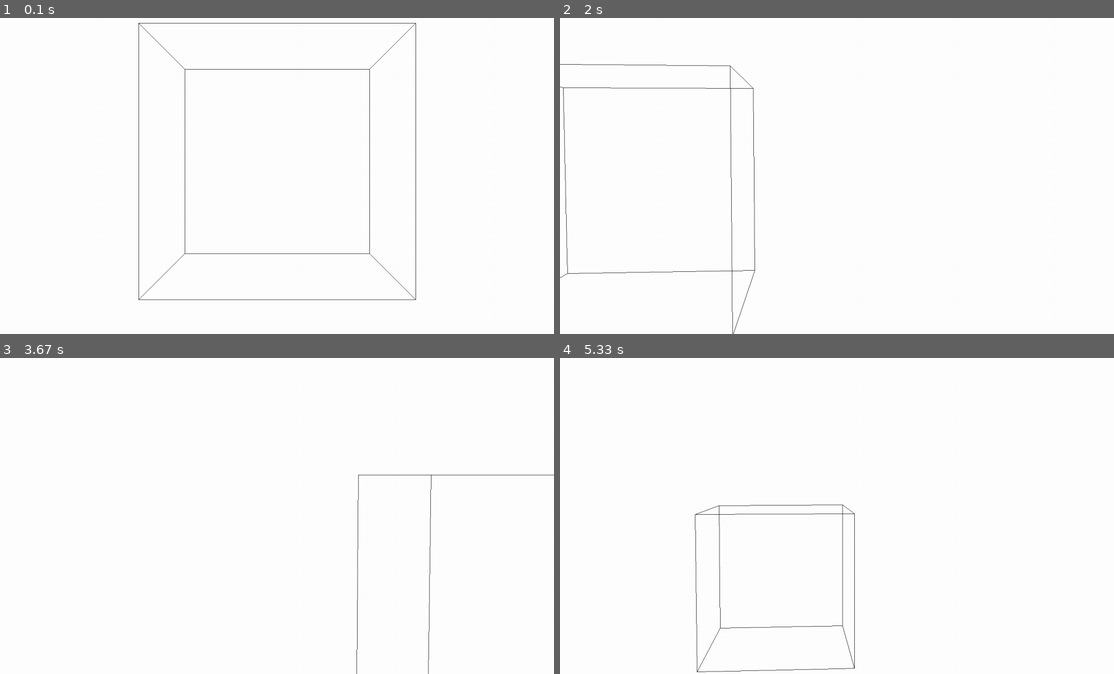
Above: before the commit, frames 1-4 (two rows, left to right).
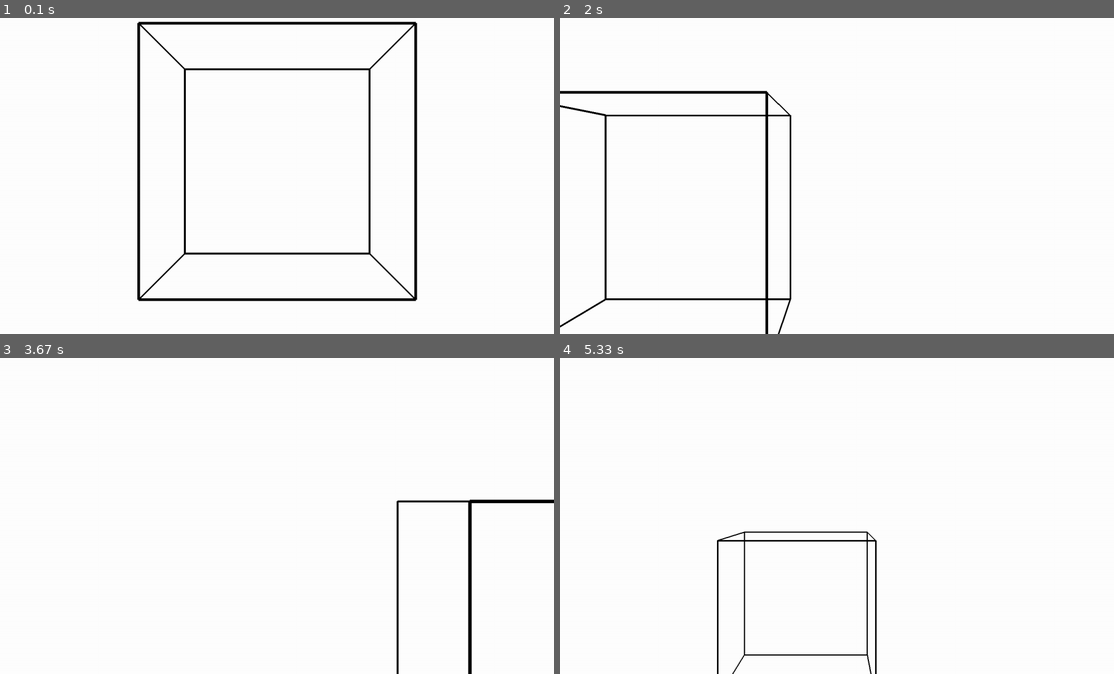
Above: after the commit, the same moments.

Repository: averyli290/pygame_programs
Game: pygame game, started from 3dengine.py
The game is run twice, just before and just after one commit, with the same random seed, the same clock (stepped at 60 frames per second) and the same inputs.
Inputs (mouse positions are in pixels of both pictures, inside the frame that each line leads up to):
- Up to frame 1 (0.1 s): no input
- Up to frame 2 (2 s): hold D 0.33-0.8 s; move the mouse to (814, 176) at 0.37 s; hold A from 1.67 s (still down); tap E at 1.82 s
- Up to frame 3 (3.67 s): release A at 2.2 s; hold S 2.23-2.53 s; hold A 2.57-2.97 s; hold W 3-3.37 s; tap E at 3.15 s; hold D from 3.4 s (still down)
- Up to frame 4 (5.33 s): release D at 4.03 s; hold S 4.07-4.43 s; hold A 4.47-4.93 s; tap E at 4.62 s; hold D from 4.97 s (still down)

The runs differ from the first frame. In frame 1, 3.2% of the frame differs, in the area x 24-76%, y 1-90%; in frame 2, 2.6%; in frame 3, 1.2%; in frame 4, 1.6%.

Commit message:
Updated some line thickness values

Diff:
--- a/3dengine.py
+++ b/3dengine.py
@@ -40,7 +40,7 @@
             self.clock = pygame.time.Clock()
 
             # The higher this variable is, the lower the sensitivity (because we are dividing values by this number to get the rotation)
-            self.mousesens = 10000
+            self.mousesens = 10000000
 
         def events(self, event):
             if event.type == pygame.MOUSEMOTION:
@@ -164,7 +164,9 @@
                     # Adding the point to the list
                     screen_coords += [(self.cx+int(x), self.cy+int(y))]
 
-                pygame.draw.line(self.screen, (0, 0, 0), screen_coords[0], screen_coords[1], 1)
+                    width = max(abs(int(30/z)), 1)
+
+                pygame.draw.line(self.screen, (0, 0, 0), screen_coords[0], screen_coords[1], width)
 
             pygame.display.flip()
 
